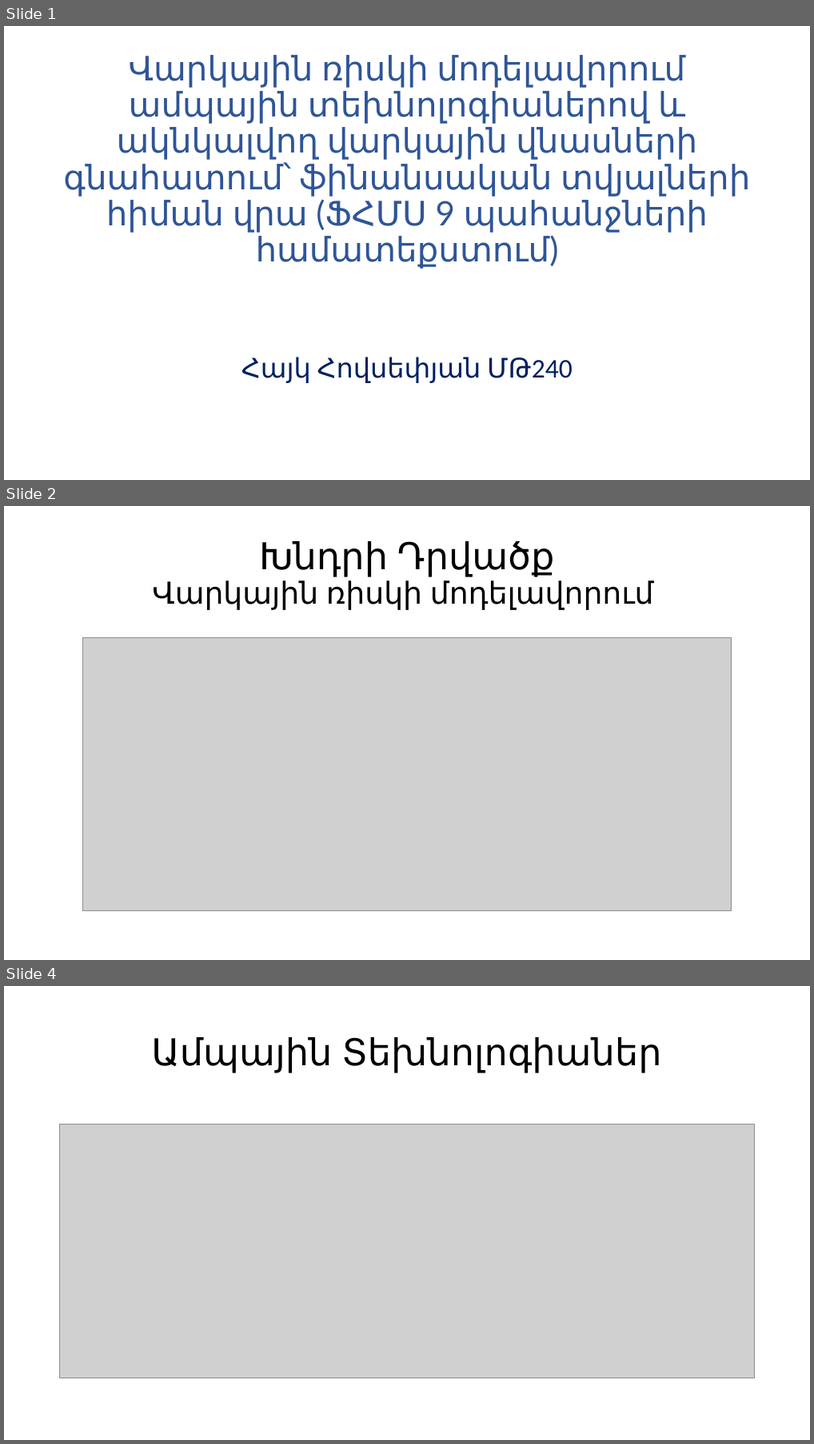
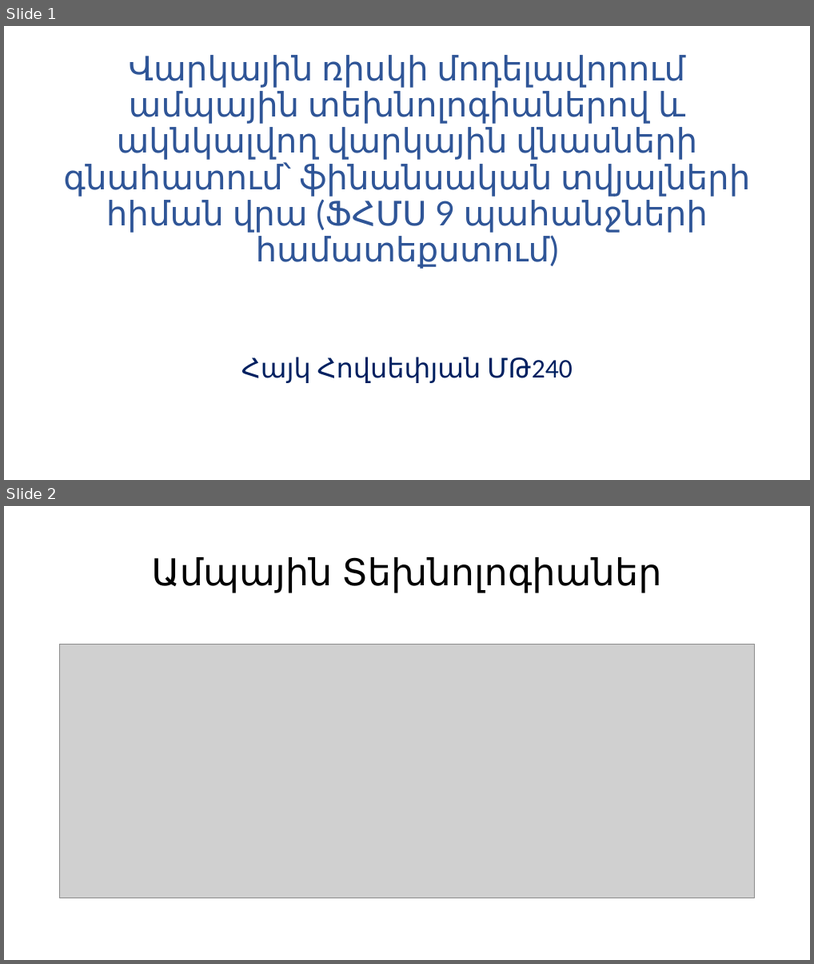
Before and after one commit to HHayk004/Diplomayin, a slide deck: final presentation Hayk.pptx. Shown one above the other, each under a label of ours: slides 1, 2 and 4 before the commit, slides 1 and 2 after it; the slides between them are not shown. The pictures are 814x1444 and 814x964 pixels, drawn with LibreOffice and Linux fonts; fonts in the diff are those of the drawing; grey boxes stand for pictures. Boxes give left, top, right and bottom in pixels: in the first picture for what was removed or moved away, otherwise in the second. Text is boxed around its words. In the diff, an @@ line names an element or a change of style, - is before the commit and + after.

```diff
--- a/final presentation Hayk.pptx
+++ b/final presentation Hayk.pptx
@@ slide 2 removed at box(4, 506, 810, 960), background #FFFFFF @@
@@ title removed at box(152, 541, 654, 610) @@
-Խնդրի Դրվածք
-Վարկային ռիսկի մոդելավորում
@@ picture removed at box(82, 638, 731, 910) @@
@@ what was slide 4 is now slide 2 @@
```
Also in this commit, not shown: 3 slides added, 5 other slides removed, 23 other files.
